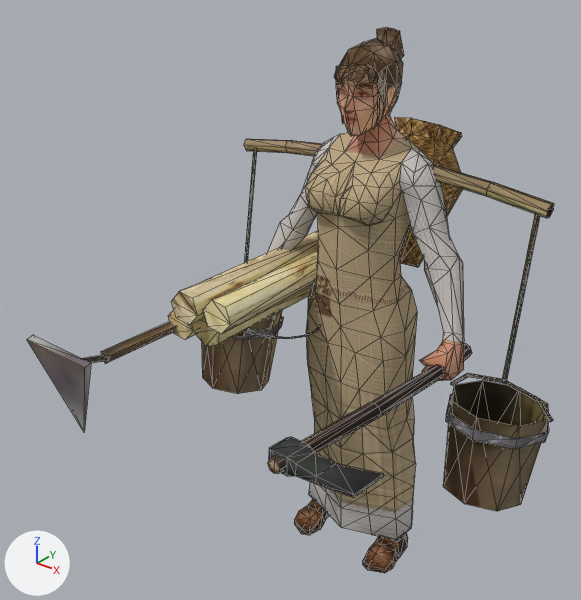
The glTF model apps/web/public/models/people/woman.glb: old version first, new version second.
The view is the same before and after, from a 50 mm camera at (1.275, -1.956, 2.096) aimed at (-0.101, -0.236, 1.03). The lights are fixed; the arrows at lower left show +X, +Y and +Z. The first picture is the older version. Mesh edges are drawn as thin lines. Where no turn or scale is listed for an object, it has been applied to the vertices. Vertices at exactly the same position are counted once.

The scene before the commit, as lines of its bpy script (objects in view):
```python
me_woman = bpy.data.meshes.new('woman')
me_woman.from_pydata(...)  # 1039 vertices, 1789 faces; spans x -0.67..0.67, y -0.95..0.46, z 0.0..1.8
me_woman.materials.append(mat_woman_atlas)  # picture img_image_0
ob_woman_mesh = bpy.data.objects.new('woman-mesh', me_woman)
ob_woman_mesh.location = (0.0, 0.0, 0.0)
```
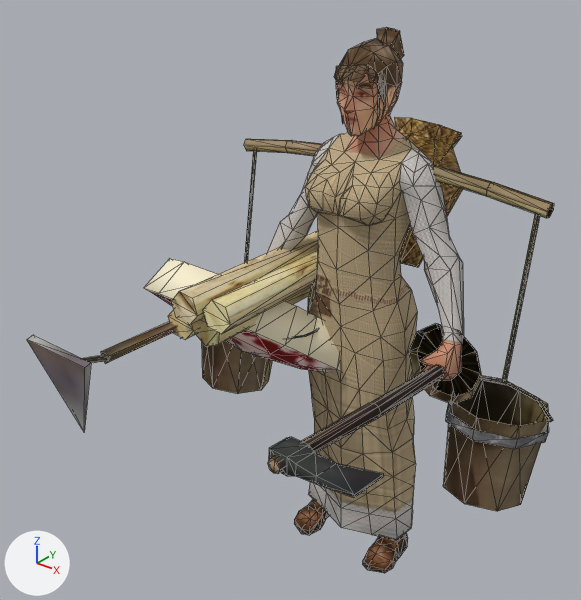
Boxes [x1, y1, x2, y2] around the edits, measured in the pictures (581 x 600 px):
part 1 of me_woman, added (beige): after [144, 258, 341, 372]
part 2 of me_woman, added: after [409, 324, 482, 404]
part 3 of me_woman, added: after [417, 327, 480, 397]

What changed in the scene script:
```text
Change me_woman:
    used by ob_woman_mesh; location = (0.0, 0.0, 0.0)
    remove me_woman.from_pydata(...)  # 1039 vertices, 1789 faces; spans x -0.67..0.67, y -0.95..0.46, z 0.0..1.8
    add me_woman.from_pydata(...)  # 1161 vertices, 2013 faces; spans x -0.68..0.67, y -0.95..0.46, z 0.0..1.8
    me_woman part 1: a new loose piece of 50 vertices spanning x -0.68..0.01, y -0.38..0.05, z 0.68..1.06, in mat_woman_atlas (picture img_image_0)
    me_woman part 2: a new loose piece of 20 vertices spanning x 0.22..0.47, y -0.09..0.0, z 0.78..1.02, in mat_woman_atlas (picture img_image_0)
    me_woman part 3
    11 vertices are added at x 0.24..0.46, y -0.07..-0.05, z 0.79..1.0
    10 new faces join them
    other edits to the shape of me_woman do not show in these pictures
```
